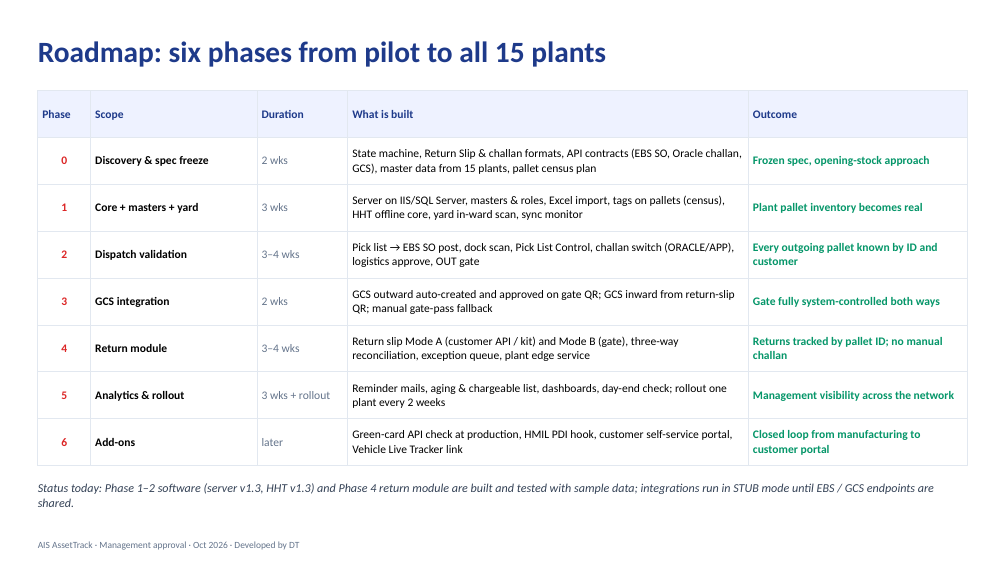
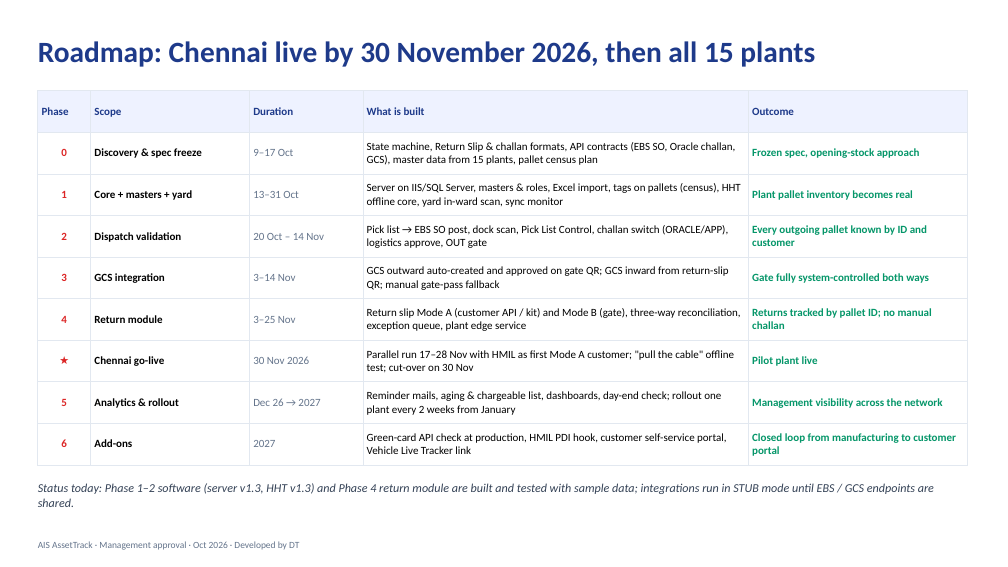
Before and after one commit to dhanaah/ais-assettrack, a slide deck: slide 20 of docs/AIS_AssetTrack_Management_Approval.pptx. Drawn at 1008x567 pixels with LibreOffice and Linux fonts; fonts in the diff are those of the drawing; background and template pictures are left out. Boxes give left, top, right and bottom in pixels: in the first picture for what was removed or moved away, otherwise in the second. Text is boxed around its words. In the diff, an @@ line names an element or a change of style, - is before the commit and + after.

```diff
--- a/docs/AIS_AssetTrack_Management_Approval.pptx
+++ b/docs/AIS_AssetTrack_Management_Approval.pptx
@@ title at box(38, 41, 815, 67): text changed @@
-Roadmap: six phases from pilot to all 15 plants
+Roadmap: Chennai live by 30 November 2026, then all 15 plants
@@ table at box(38, 91, 968, 460) @@
-row 2: 0 | Discovery & spec freeze | 2 wks | State machine, Return Slip & challan formats, API contracts (EBS SO, Oracle challan, GCS), master data from 15 plants, pallet census plan | Frozen spec, opening-stock approach
-row 3: 1 | Core + masters + yard | 3 wks | Server on IIS/SQL Server, masters & roles, Excel import, tags on pallets (census), HHT offline core, yard in-ward scan, sync monitor | Plant pallet inventory becomes real
-row 4: 2 | Dispatch validation | 3–4 wks | Pick list → EBS SO post, dock scan, Pick List Control, challan switch (ORACLE/APP), logistics approve, OUT gate | Every outgoing pallet known by ID and customer
-row 5: 3 | GCS integration | 2 wks | GCS outward auto-created and approved on gate QR; GCS inward from return-slip QR; manual gate-pass fallback | Gate fully system-controlled both ways
-row 6: 4 | Return module | 3–4 wks | Return slip Mode A (customer API / kit) and Mode B (gate), three-way reconciliation, exception queue, plant edge service | Returns tracked by pallet ID; no manual challan
-row 7: 5 | Analytics & rollout | 3 wks + rollout | Reminder mails, aging & chargeable list, dashboards, day-end check; rollout one plant every 2 weeks | Management visibility across the network
-row 8: 6 | Add-ons | later | Green-card API check at production, HMIL PDI hook, customer self-service portal, Vehicle Live Tracker link | Closed loop from manufacturing to customer portal
+row 2: 0 | Discovery & spec freeze | 9–17 Oct | State machine, Return Slip & challan formats, API contracts (EBS SO, Oracle challan, GCS), master data from 15 plants, pallet census plan | Frozen spec, opening-stock approach
+row 3: 1 | Core + masters + yard | 13–31 Oct | Server on IIS/SQL Server, masters & roles, Excel import, tags on pallets (census), HHT offline core, yard in-ward scan, sync monitor | Plant pallet inventory becomes real
+row 4: 2 | Dispatch validation | 20 Oct – 14 Nov | Pick list → EBS SO post, dock scan, Pick List Control, challan switch (ORACLE/APP), logistics approve, OUT gate | Every outgoing pallet known by ID and customer
+row 5: 3 | GCS integration | 3–14 Nov | GCS outward auto-created and approved on gate QR; GCS inward from return-slip QR; manual gate-pass fallback | Gate fully system-controlled both ways
+row 6: 4 | Return module | 3–25 Nov | Return slip Mode A (customer API / kit) and Mode B (gate), three-way reconciliation, exception queue, plant edge service | Returns tracked by pallet ID; no manual challan
+row 7: ★ | Chennai go-live | 30 Nov 2026 | Parallel run 17–28 Nov with HMIL as first Mode A customer; "pull the cable" offline test; cut-over on 30 Nov | Pilot plant live
+row 8: 5 | Analytics & rollout | Dec 26 → 2027 | Reminder mails, aging & chargeable list, dashboards, day-end check; rollout one plant every 2 weeks from January | Management visibility across the network
+row 9: 6 | Add-ons | 2027 | Green-card API check at production, HMIL PDI hook, customer self-service portal, Vehicle Live Tracker link | Closed loop from manufacturing to customer portal
```
Also in this commit, not shown: 3 other slides changed.
